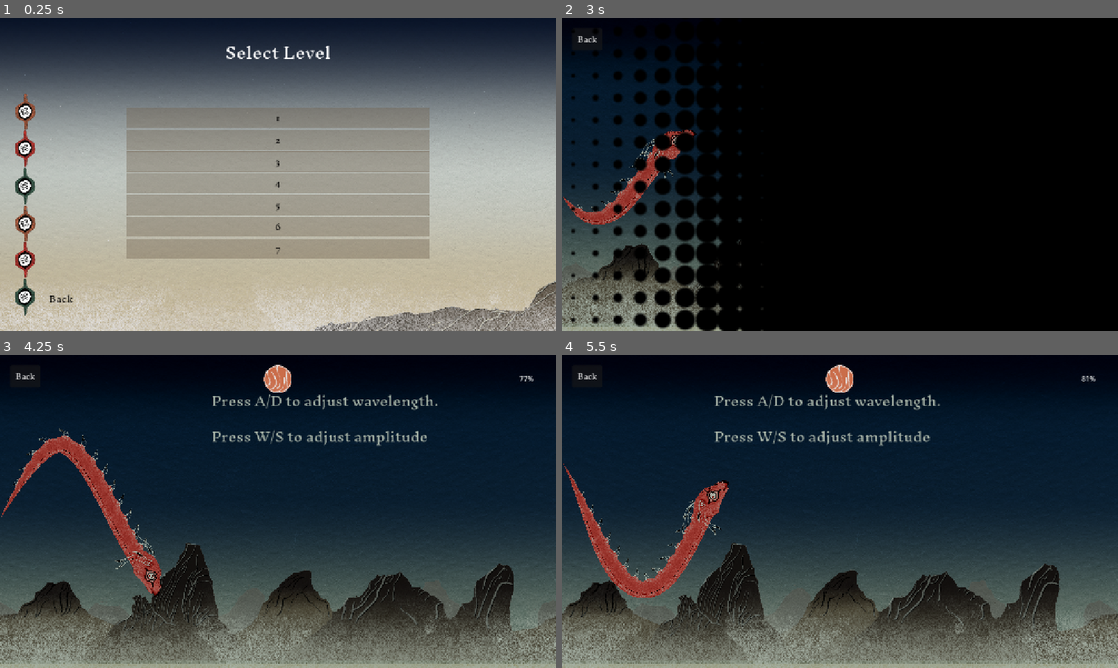
Above: before the commit, frames 1-4 (two rows, left to right).
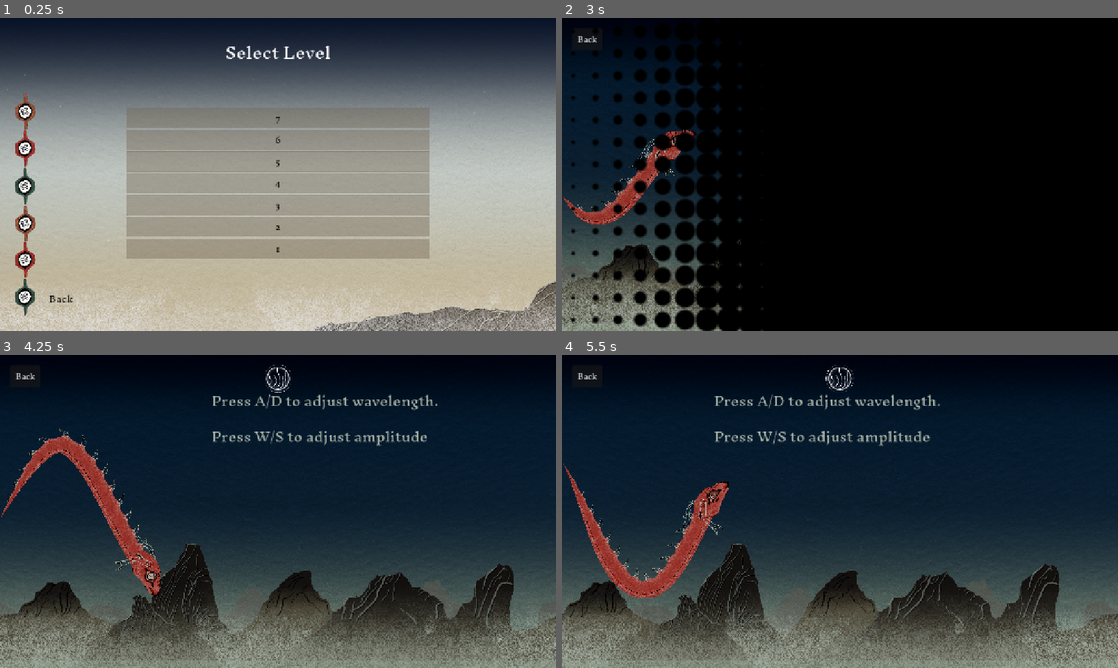
Above: after the commit, the same moments.

Repository: amap1380/waves
Game: Godot game, scene res://scenes/level_select.tscn
Two runs of this game, one before a commit and one after it. Both use one fixed random seed, a clock stepped at 60 frames per second and the inputs below.
Inputs (mouse positions are in pixels of both pictures, inside the frame that each line leads up to):
- Up to frame 1 (0.25 s): no input
- Up to frame 2 (3 s): click "1" at 0.5 s; tap Enter (ui_accept) at 1.25, 1.52, 2, 2.27 s; move the mouse to (962, 158) at 1.27 s; hold D (right) 1.28-2.03 s; click (962, 158) at 1.42 s; move the mouse to (728, 190) at 2.02 s; hold Down (down) 2.03-2.78 s; tap A (left) at 2.75 s; move the mouse to (895, 105) at 2.77 s; hold D (right) from 2.78 s (still down)
- Up to frame 3 (4.25 s): tap A (left) at 3.5 s; move the mouse to (250, 574) at 3.52 s; release D (right) at 3.53 s; hold Up (up) from 3.53 s (still down); click (250, 574) at 3.67 s; tap Enter (ui_accept) at 3.77 s
- Up to frame 4 (5.5 s): tap A (left) at 4.25 s; move the mouse to (1006, 558) at 4.27 s; release Up (up) at 4.28 s; hold A (left) from 4.28 s (still down); tap Enter (ui_accept) at 4.52, 5.27 s; move the mouse to (673, 464) at 5.02 s

The runs differ from the first frame. In frame 1, less than 0.1% of the frame differs, in the area x 49-51%, y 31-76%; in frame 2, 0.3%; in frame 3, 1.3%; in frame 4, 1.4%, in the area x 0-100%, y 3-100%.

Commit message:
changed the orb ui and some other things

Diff:
--- a/scenes/collectable.tscn
+++ b/scenes/collectable.tscn
@@ -303,7 +303,7 @@
 }
 
 [sub_resource type="CircleShape2D" id="CircleShape2D_llfh3"]
-radius = 29.017237
+radius = 36.013885
 
 [node name="Collectable" type="Area2D" groups=["Collectables"]]
 z_index = -1
--- a/scenes/head.tscn
+++ b/scenes/head.tscn
@@ -1,10 +1,11 @@
-[gd_scene load_steps=11 format=3 uid="uid://cd433od0xoqoc"]
+[gd_scene load_steps=35 format=3 uid="uid://cd433od0xoqoc"]
 
 [ext_resource type="Script" uid="uid://ol26keh5ewgg" path="res://scripts/head.gd" id="1_d75dd"]
-[ext_resource type="Texture2D" uid="uid://d0u6r5hucw2jx" path="res://assets/HeadAloneRed.png" id="2_cwpmm"]
+[ext_resource type="Texture2D" uid="uid://lscn3a24kf1k" path="res://assets/Serpent/EyeMovement.png" id="2_480qb"]
 [ext_resource type="Texture2D" uid="uid://t67fi18mw7mc" path="res://assets/HornFront.png" id="3_6rdic"]
 [ext_resource type="Texture2D" uid="uid://dhucra522u2e5" path="res://assets/Serpent/DevouringAnim/Animation folder0002 (2).png" id="3_480qb"]
 [ext_resource type="Texture2D" uid="uid://d33fkmt33e7pu" path="res://assets/HornBack.png" id="4_480qb"]
+[ext_resource type="Texture2D" uid="uid://dw365c42v023a" path="res://assets/Serpent/BlinkEye.png" id="6_tctuf"]
 
 [sub_resource type="Gradient" id="Gradient_cwpmm"]
 colors = PackedColorArray(1, 1, 1, 1, 0, 0, 0, 0)
@@ -15,6 +16,161 @@
 fill_from = Vector2(0.5, 0.5)
 fill_to = Vector2(0.8, 0.2)
 metadata/_snap_enabled = true
+
+[sub_resource type="AtlasTexture" id="AtlasTexture_480qb"]
+atlas = ExtResource("6_tctuf")
+region = Rect2(0, 0, 515, 349)
+
+[sub_resource type="AtlasTexture" id="AtlasTexture_tctuf"]
+atlas = ExtResource("6_tctuf")
+region = Rect2(515, 0, 515, 349)
+
+[sub_resource type="AtlasTexture" id="AtlasTexture_a62mm"]
+atlas = ExtResource("6_tctuf")
+region = Rect2(1030, 0, 515, 349)
+
+[sub_resource type="AtlasTexture" id="AtlasTexture_wrqo8"]
+atlas = ExtResource("6_tctuf")
+region = Rect2(0, 349, 515, 349)
+
+[sub_resource type="AtlasTexture" id="AtlasTexture_tw7pk"]
+atlas = ExtResource("6_tctuf")
+region = Rect2(515, 349, 515, 349)
+
+[sub_resource type="AtlasTexture" id="AtlasTexture_yj8r8"]
+atlas = ExtResource("6_tctuf")
+region = Rect2(1030, 349, 515, 349)
+
+[sub_resource type="AtlasTexture" id="AtlasTexture_3l1wl"]
+atlas = ExtResource("6_tctuf")
+region = Rect2(0, 698, 515, 349)
+
+[sub_resource type="AtlasTexture" id="AtlasTexture_x1llb"]
+atlas = ExtResource("6_tctuf")
+region = Rect2(515, 698, 515, 349)
+
+[sub_resource type="AtlasTexture" id="AtlasTexture_emtd3"]
+atlas = ExtResource("6_tctuf")
+region = Rect2(1030, 698, 515, 349)
+
+[sub_resource type="AtlasTexture" id="AtlasTexture_n8xhp"]
+atlas = ExtResource("6_tctuf")
+region = Rect2(0, 1047, 515, 349)
+
+[sub_resource type="AtlasTexture" id="AtlasTexture_a80fa"]
+atlas = ExtResource("6_tctuf")
+region = Rect2(515, 1047, 515, 349)
+
+[sub_resource type="AtlasTexture" id="AtlasTexture_aeddr"]
+atlas = ExtResource("6_tctuf")
+region = Rect2(1030, 1047, 515, 349)
+
+[sub_resource type="AtlasTexture" id="AtlasTexture_bdqwf"]
+atlas = ExtResource("6_tctuf")
+region = Rect2(0, 1396, 515, 349)
+
+[sub_resource type="AtlasTexture" id="AtlasTexture_uxhsu"]
+atlas = ExtResource("6_tctuf")
+region = Rect2(515, 1396, 515, 349)
+
+[sub_resource type="AtlasTexture" id="AtlasTexture_4amx5"]
+atlas = ExtResource("6_tctuf")
+region = Rect2(1030, 1396, 515, 349)
+
+[sub_resource type="AtlasTexture" id="AtlasTexture_hlgx5"]
+atlas = ExtResource("6_tctuf")
+region = Rect2(0, 1745, 515, 349)
+
+[sub_resource type="AtlasTexture" id="AtlasTexture_njaeo"]
+atlas = ExtResource("6_tctuf")
+region = Rect2(515, 1745, 515, 349)
+
+[sub_resource type="AtlasTexture" id="AtlasTexture_m3bpo"]
+atlas = ExtResource("6_tctuf")
+region = Rect2(1030, 1745, 515, 349)
+
+[sub_resource type="AtlasTexture" id="AtlasTexture_qmx2h"]
+atlas = ExtResource("6_tctuf")
+region = Rect2(0, 2094, 515, 349)
+
+[sub_resource type="AtlasTexture" id="AtlasTexture_6uoiv"]
+atlas = ExtResource("6_tctuf")
+region = Rect2(515, 2094, 515, 349)
+
+[sub_resource type="AtlasTexture" id="AtlasTexture_7hvi8"]
+atlas = ExtResource("6_tctuf")
+region = Rect2(1030, 2094, 515, 349)
+
+[sub_resource type="SpriteFrames" id="SpriteFrames_ym82m"]
+animations = [{
+"frames": [{
+"duration": 31.5,
+"texture": SubResource("AtlasTexture_480qb")
+}, {
+"duration": 1.0,
+"texture": SubResource("AtlasTexture_tctuf")
+}, {
+"duration": 1.0,
+"texture": SubResource("AtlasTexture_a62mm")
+}, {
+"duration": 1.0,
+"texture": SubResource("AtlasTexture_wrqo8")
+}, {
+"duration": 1.0,
+"texture": SubResource("AtlasTexture_tw7pk")
+}, {
+"duration": 1.0,
+"texture": SubResource("AtlasTexture_yj8r8")
+}, {
+"duration": 1.0,
+"texture": SubResource("AtlasTexture_3l1wl")
+}, {
+"duration": 1.0,
+"texture": SubResource("AtlasTexture_x1llb")
+}, {
+"duration": 1.0,
+"texture": SubResource("AtlasTexture_emtd3")
+}, {
+"duration": 1.0,
+"texture": SubResource("AtlasTexture_n8xhp")
+}, {
+"duration": 1.0,
+"texture": SubResource("AtlasTexture_a80fa")
+}, {
+"duration": 1.0,
+"texture": SubResource("AtlasTexture_aeddr")
+}, {
+"duration": 1.0,
+"texture": SubResource("AtlasTexture_bdqwf")
+}, {
+"duration": 1.0,
+"texture": SubResource("AtlasTexture_uxhsu")
+}, {
+"duration": 1.0,
+"texture": SubResource("AtlasTexture_4amx5")
+}, {
+"duration": 1.0,
+"texture": SubResource("AtlasTexture_hlgx5")
+}, {
+"duration": 1.0,
+"texture": SubResource("AtlasTexture_njaeo")
+}, {
+"duration": 1.0,
+"texture": SubResource("AtlasTexture_m3bpo")
+}, {
+"duration": 1.0,
+"texture": SubResource("AtlasTexture_qmx2h")
+}, {
+"duration": 1.0,
+"texture": SubResource("AtlasTexture_6uoiv")
+}, {
+"duration": 1.0,
+"texture": SubResource("AtlasTexture_7hvi8")
+}],
+"loop": true,
+"name": &"default",
+"speed": 21.0
+}]
 
 [sub_resource type="Animation" id="Animation_480qb"]
 length = 0.001
@@ -37,6 +193,42 @@
 tracks/1/interp = 1
 tracks/1/loop_wrap = true
 tracks/1/keys = {
+"times": PackedFloat32Array(0),
+"transitions": PackedFloat32Array(1),
+"update": 1,
+"values": [true]
+}
+tracks/2/type = "value"
+tracks/2/imported = false
+tracks/2/enabled = true
+tracks/2/path = NodePath("WholeHeadSprite/HeadSprite:frame")
+tracks/2/interp = 1
+tracks/2/loop_wrap = true
+tracks/2/keys = {
+"times": PackedFloat32Array(0),
+"transitions": PackedFloat32Array(1),
+"update": 1,
+"values": [0]
+}
+tracks/3/type = "value"
+tracks/3/imported = false
+tracks/3/enabled = true
+tracks/3/path = NodePath("WholeHeadSprite/EyelidSprite:frame")
+tracks/3/interp = 1
+tracks/3/loop_wrap = true
+tracks/3/keys = {
+"times": PackedFloat32Array(0),
+"transitions": PackedFloat32Array(1),
+"update": 1,
+"values": [0]
+}
+tracks/4/type = "value"
+tracks/4/imported = false
+tracks/4/enabled = true
+tracks/4/path = NodePath("WholeHeadSprite/EyelidSprite:visible")
+tracks/4/interp = 1
+tracks/4/loop_wrap = true
+tracks/4/keys = {
 "times": PackedFloat32Array(0),
 "transitions": PackedFloat32Array(1),
 "update": 1,
@@ -70,11 +262,54 @@
 "update": 1,
 "values": [false, true]
 }
+tracks/2/type = "value"
+tracks/2/imported = false
+tracks/2/enabled = true
+tracks/2/path = NodePath("WholeHeadSprite/EyelidSprite:frame")
+tracks/2/interp = 1
+tracks/2/loop_wrap = true
+tracks/2/keys = {
+"times": PackedFloat32Array(0),
+"transitions": PackedFloat32Array(1),
+"update": 1,
+"values": [0]
+}
+tracks/3/type = "value"
+tracks/3/imported = false
+tracks/3/enabled = true
+tracks/3/path = NodePath("WholeHeadSprite/EyelidSprite:visible")
+tracks/3/interp = 1
+tracks/3/loop_wrap = true
+tracks/3/keys = {
+"times": PackedFloat32Array(0, 0.2),
+"transitions": PackedFloat32Array(1, 1),
+"update": 1,
+"values": [false, true]
+}
+
+[sub_resource type="Animation" id="Animation_a62mm"]
+resource_name = "idle"
+length = 0.5
+loop_mode = 1
+step = 0.1
+tracks/0/type = "value"
+tracks/0/imported = false
+tracks/0/enabled = true
+tracks/0/path = NodePath("WholeHeadSprite/HeadSprite:frame")
+tracks/0/interp = 1
+tracks/0/loop_wrap = true
+tracks/0/keys = {
+"times": PackedFloat32Array(0, 0.1, 0.2, 0.3, 0.4),
+"transitions": PackedFloat32Array(1, 1, 1, 1, 1),
+"update": 1,
+"values": [0, 1, 2, 3, 4]
+}
 
 [sub_resource type="AnimationLibrary" id="AnimationLibrary_tctuf"]
 _data = {
 &"RESET": SubResource("Animation_480qb"),
-&"devour": SubResource("Animation_6rdic")
+&"devour": SubResource("Animation_6rdic"),
+&"idle": SubResource("Animation_a62mm")
 }
 
 [node name="Head" type="Area2D"]
@@ -92,10 +327,11 @@
 [node name="WholeHeadSprite" type="Node2D" parent="."]
 
 [node name="HeadSprite" type="Sprite2D" parent="WholeHeadSprite"]
+position = Vector2(20, 14.999998)
 rotation = 0.5235988
 scale = Vector2(0.29999998, 0.29999998)
-texture = ExtResource("2_cwpmm")
-offset = Vector2(7.475, 74.035)
+texture = ExtResource("2_480qb")
+hframes = 5
 
 [node name="DevourSprite" type="Sprite2D" parent="WholeHeadSprite"]
 visible = false
@@ -105,24 +341,35 @@
 texture = ExtResource("3_480qb")
 
 [node name="HornFrontSprite" type="Sprite2D" parent="WholeHeadSprite"]
+position = Vector2(2.9999998, 2)
 rotation = 0.5235988
 scale = Vector2(0.29999998, 0.29999998)
 texture = ExtResource("3_6rdic")
-offset = Vector2(7.475, 74.035)
+offset = Vector2(7.5, 75)
 
 [node name="HornBackSprite" type="Sprite2D" parent="WholeHeadSprite"]
 z_index = -1
+position = Vector2(6.000001, 0)
 rotation = 0.5235988
 scale = Vector2(0.29999998, 0.29999998)
 texture = ExtResource("4_480qb")
-offset = Vector2(7.475, 74.035)
+offset = Vector2(7.5, 75)
+
+[node name="EyelidSprite" type="AnimatedSprite2D" parent="WholeHeadSprite"]
+rotation = 0.5235988
+scale = Vector2(0.3, 0.3)
+sprite_frames = SubResource("SpriteFrames_ym82m")
+autoplay = "default"
+offset = Vector2(7.5, 75)
 
 [node name="AnimationPlayer" type="AnimationPlayer" parent="."]
 libraries = {
 &"": SubResource("AnimationLibrary_tctuf")
 }
+autoplay = "idle"
 
 [node name="CollisionShape2D" type="CollisionPolygon2D" parent="."]
+visible = false
 position = Vector2(20, 7)
 rotation = 1.5707964
 polygon = PackedVector2Array(-30, -3.999998, -32, 19.000002, -20.999998, 50, -9.999997, 58, 4.000003, 55, 30, 38, 38, 19.999998, 33, -6.000002, 34.999996, -41, 30.999996, -54, 12.999997, -56, -2.000002, -48, -11.000002, -31, -24, -20)
--- a/scenes/levels/level_1.tscn
+++ b/scenes/levels/level_1.tscn
@@ -10,7 +10,8 @@
 editor_description = "=10"
 script = ExtResource("1_6761a")
 number_of_orbs = 1
-max_positive = 6
+max_positive = 2
+max_negetive = 2
 metadata/_edit_vertical_guides_ = [712.0]
 metadata/_edit_horizontal_guides_ = [126.0, 588.0, 360.0]
 
--- a/scenes/levels/level_2.tscn
+++ b/scenes/levels/level_2.tscn
@@ -10,8 +10,8 @@
 editor_description = "=31"
 script = ExtResource("1_l37oo")
 number_of_orbs = 2
-max_positive = 26
-max_negetive = 26
+max_positive = 13
+max_negetive = 13
 metadata/_edit_horizontal_guides_ = [126.0, 588.0, 360.0]
 
 [node name="Collectable9" parent="." instance=ExtResource("1_j2425")]
--- a/scenes/levels/level_4.tscn
+++ b/scenes/levels/level_4.tscn
@@ -11,11 +11,10 @@
 [node name="Level4" type="Node2D"]
 editor_description = "Collectable Distribution:
 13+5+13+3+3+2+(6+6+6+6+6)+10+20(5red)=93"
-position = Vector2(0, -1)
 script = ExtResource("1_ts8eg")
 number_of_orbs = 4
-max_positive = 74
-max_negetive = 40
+max_positive = 14
+max_negetive = 1
 metadata/_edit_horizontal_guides_ = [-3122.0, 360.0, 126.0, 588.0]
 
 [node name="RedStar27" parent="." instance=ExtResource("1_5vn0v")]
--- a/scenes/main.tscn
+++ b/scenes/main.tscn
@@ -79,9 +79,11 @@
 light_mask = 2
 z_index = -10
 layout_mode = 0
-offset_right = 1980.0
-offset_bottom = 1080.0
-scale = Vector2(0.64646465, 0.6666667)
+offset_left = -53.0
+offset_top = -17.999998
+offset_right = 1927.0
+offset_bottom = 1062.0
+scale = Vector2(0.7, 0.722)
 size_flags_horizontal = 3
 size_flags_vertical = 3
 texture = ExtResource("16_2wyq8")
@@ -96,12 +98,12 @@
 visibility_layer = 0
 z_index = -10
 z_as_relative = false
-position = Vector2(654, 360)
+position = Vector2(662.5, 377.5)
 energy = 0.65
 blend_mode = 1
 range_item_cull_mask = 2
 texture = ExtResource("16_vxglm")
-texture_scale = 0.68
+texture_scale = 0.7
 
 [node name="Sky" type="Parallax2D" parent="."]
 visible = false
@@ -183,14 +185,16 @@
 anchors_preset = 5
 anchor_left = 0.5
 anchor_right = 0.5
-offset_left = -20.0
-offset_top = 24.0
-offset_right = 20.0
-offset_bottom = 64.0
+offset_left = -112.0
+offset_top = 18.0
+offset_right = 112.0
+offset_bottom = 90.0
 grow_horizontal = 2
+alignment = 1
 script = ExtResource("25_2wyq8")
 
 [node name="StaminaBar" type="ProgressBar" parent="HUD"]
+visible = false
 offset_left = 1211.0
 offset_top = 41.0
 offset_right = 1215.0
@@ -212,5 +216,6 @@
 [node name="DayNightCycleShader" parent="." instance=ExtResource("26_2wyq8")]
 visible = false
 
+[connection signal="devoured" from="SineWave/Head" to="." method="_on_head_devoured"]
 [connection signal="pressed" from="HUD/Button" to="." method="_on_button_pressed"]
 [connection signal="timeout" from="SpawnTimer" to="." method="_on_spawn_timer_timeout"]
--- a/scenes/orbs_ui.tscn
+++ b/scenes/orbs_ui.tscn
@@ -1,25 +1,78 @@
-[gd_scene load_steps=4 format=3 uid="uid://bytsjkgf1g428"]
+[gd_scene load_steps=9 format=3 uid="uid://bytsjkgf1g428"]
 
-[ext_resource type="Texture2D" uid="uid://c2he28o7yayjg" path="res://assets/ui/HUD/Globe Erade.png" id="2_r8qrb"]
-[ext_resource type="Texture2D" uid="uid://d3krrqx08e6ff" path="res://assets/white_circle.png" id="3_r8qrb"]
-[ext_resource type="Script" path="res://scripts/orbs_ui.gd" id="4_xxjge"]
+[ext_resource type="Texture2D" uid="uid://dt2xdj2ilo2ip" path="res://assets/ui/GlobeEmptyBase.png" id="2_r8qrb"]
+[ext_resource type="Texture2D" uid="uid://boj777eyysev2" path="res://assets/ui/Globe-green-128.png" id="3_nvnqu"]
+[ext_resource type="Texture2D" uid="uid://cqy1o4crcsilj" path="res://assets/ui/Globe-red-128.png" id="4_ete0g"]
+[ext_resource type="Script" uid="uid://dypax10bn68kv" path="res://scripts/orbs_ui.gd" id="4_xxjge"]
+[ext_resource type="Texture2D" uid="uid://b5d580y0516wo" path="res://assets/ui/Globe Erade - 108.png" id="5_10gwr"]
 
-[node name="OrbsUI" type="TextureProgressBar"]
-texture_filter = 1
-offset_top = 23.0
-offset_right = 64.0
-offset_bottom = 87.0
-scale = Vector2(0.6, 0.6)
-texture_over = ExtResource("2_r8qrb")
-texture_progress = ExtResource("3_r8qrb")
-tint_progress = Color(0.28235295, 0.43529412, 0.36078432, 1)
+[sub_resource type="Animation" id="Animation_msdqp"]
+resource_name = "rotate"
+loop_mode = 1
+tracks/0/type = "value"
+tracks/0/imported = false
+tracks/0/enabled = true
+tracks/0/path = NodePath("Behind:rotation")
+tracks/0/interp = 1
+tracks/0/loop_wrap = true
+tracks/0/keys = {
+"times": PackedFloat32Array(0, 1),
+"transitions": PackedFloat32Array(1, 1),
+"update": 0,
+"values": [0.0, 6.2831855]
+}
+
+[sub_resource type="Animation" id="Animation_vmpx3"]
+length = 0.001
+tracks/0/type = "value"
+tracks/0/imported = false
+tracks/0/enabled = true
+tracks/0/path = NodePath("Behind:rotation")
+tracks/0/interp = 1
+tracks/0/loop_wrap = true
+tracks/0/keys = {
+"times": PackedFloat32Array(0),
+"transitions": PackedFloat32Array(1),
+"update": 0,
+"values": [0.0]
+}
+
+[sub_resource type="AnimationLibrary" id="AnimationLibrary_mthxl"]
+_data = {
+&"RESET": SubResource("Animation_vmpx3"),
+&"rotate": SubResource("Animation_msdqp")
+}
+
+[node name="OrbsUI" type="Control"]
+custom_minimum_size = Vector2(72, 72)
+layout_mode = 3
+anchors_preset = 0
+offset_right = 72.0
+offset_bottom = 72.0
 script = ExtResource("4_xxjge")
 
-[node name="NegetiveBar" type="TextureProgressBar" parent="."]
-layout_mode = 0
-offset_right = 40.0
-offset_bottom = 40.0
-fill_mode = 1
-texture_over = ExtResource("2_r8qrb")
-texture_progress = ExtResource("3_r8qrb")
-tint_progress = Color(0.8117647, 0.44705883, 0.3137255, 1)
+[node name="Behind" type="Sprite2D" parent="."]
+position = Vector2(36, 36)
+scale = Vector2(0.5, 0.5)
+texture = ExtResource("2_r8qrb")
+
+[node name="Progress" type="Sprite2D" parent="."]
+position = Vector2(36, 36)
+scale = Vector2(0.5, 0.5)
+texture = ExtResource("3_nvnqu")
+
+[node name="NegetiveProgress" type="Sprite2D" parent="."]
+position = Vector2(36, 36)
+scale = Vector2(0.5, 0.5)
+texture = ExtResource("4_ete0g")
+
+[node name="Front" type="Sprite2D" parent="."]
+position = Vector2(36, 36)
+scale = Vector2(0.5, 0.5)
+texture = ExtResource("5_10gwr")
+
+[node name="AnimationPlayer" type="AnimationPlayer" parent="."]
+libraries = {
+&"": SubResource("AnimationLibrary_mthxl")
+}
+autoplay = "rotate"
--- a/scripts/head.gd
+++ b/scripts/head.gd
@@ -17,8 +17,9 @@
 	head_sprite.material = desat_material
 
 func _process(_delta: float) -> void:
-	_update_color_modulation()
-	print("stamina:", sine_wave.stamina)
+	#_update_color_modulation()
+	#print("stamina:", sine_wave.stamina)
+	pass
 
 
 
--- a/scripts/level_button.gd
+++ b/scripts/level_button.gd
@@ -15,7 +15,7 @@
 		unlocked = value
 
 func _ready() -> void:
-	level_num = get_index() + 1
+	level_num = LevelManager.max_level - get_index()
 
 
 func _on_pressed() -> void:
--- a/scripts/main.gd
+++ b/scripts/main.gd
@@ -42,6 +42,7 @@
 	SignalBus.collectable_crossed.connect(_on_collectable_crossed)
 	SignalBus.level_finished.connect(_on_level_finished)
 
+
 	var level: Level = LevelManager.levels[LevelManager.current_level - 1].instantiate()
 	self.add_child(level)
 
@@ -51,7 +52,7 @@
 		var new_orb:OrbsUI = ORBS_UI.instantiate()
 		orbs_container.add_child(new_orb)
 		new_orb.max_value = level.max_positive
-		new_orb.negetive_bar.max_value = level.max_negetive
+		new_orb.negetive_max_value = level.max_negetive
 
 	var finish_line:Node2D =  get_tree().get_first_node_in_group("FinishLine")
 	day_night_cycle.finish_line = finish_line
@@ -83,7 +84,7 @@
 
 
 func _on_level_finished():
-	if positive_score == MAX_POSITIVE:
+	if positive_score >= MAX_POSITIVE:
 		sine_wave.ascend()
 		LevelManager.current_level += 1
 	elif positive_score < float(MAX_POSITIVE) / 2 or negetive_score < float(MAX_NEGETIVE) / 2:
--- a/scripts/orbs_container.gd
+++ b/scripts/orbs_container.gd
@@ -6,7 +6,7 @@
 func reset_orbs() -> void:
 	for orb in get_children():
 		orb.value = 0
-		orb.negetive_bar.value = 0
+		orb.negetive_value = 0
 
 func set_positive(value: int) -> void:
 	#print('postive %d' % value)
@@ -21,7 +21,6 @@
 		orb.value = value
 
 func set_negetive(value: int) -> void:
-	#print('negetive %d' % value)
 	if abs(negetive_index) > get_child_count():
 		return
 	var orb:OrbsUI = get_child(negetive_index)
@@ -30,7 +29,7 @@
 		set_negetive(value - int(orb.negetive_bar.max_value) * abs(negetive_index + 1))
 	else:
 		#print('negetive final %d' % value)
-		orb.negetive_bar.value = value
+		orb.negetive_value = value
 
 func test_positive(value: int) -> void:
 	var test_index:int = 0
@@ -51,11 +50,11 @@
 	while abs(test_index) <= get_child_count():
 		#print('negetive %d, index %d' % [value, test_index])
 		var orb: OrbsUI = get_child(test_index)
-		if value > orb.negetive_bar.max_value:
-			orb.negetive_bar.value = orb.negetive_bar.max_value
-			value -= int(orb.negetive_bar.max_value)
+		if value > orb.negetive_max_value:
+			orb.negetive_value = orb.negetive_max_value
+			value -= int(orb.negetive_max_value)
 			test_index -= 1
 			continue
 		else:
-			orb.negetive_bar.value = value
+			orb.negetive_value = value
 			break
--- a/scripts/orbs_ui.gd
+++ b/scripts/orbs_ui.gd
@@ -1,6 +1,31 @@
-extends TextureProgressBar
+extends Control
 class_name OrbsUI
+
+var max_value:int = 10
+var negetive_max_value:int = 10
 
 
 
-@onready var negetive_bar: TextureProgressBar = $NegetiveBar
+@onready var negetive_progress: Sprite2D = $NegetiveProgress
+@onready var progress: Sprite2D = $Progress
+@onready var animation_player: AnimationPlayer = $AnimationPlayer
+
+
+@export var value:int = 0:
+	set(new_value):
+		value = new_value
+		progress.modulate.a = float(value) / max_value
+
+
+@export var negetive_value:int = 0:
+	set(value):
+		negetive_value = value
+		negetive_progress.modulate.a = float(negetive_value) / negetive_max_value
+
+
+func _ready() -> void:
+	value = 0
+	negetive_value = 0
+
+func _process(_delta: float) -> void:
+	pass
--- a/scripts/sine_wave.gd
+++ b/scripts/sine_wave.gd
@@ -67,7 +67,7 @@
 
 
 func _physics_process(delta: float) -> void:
-	_update_stamina(delta)
+	#_update_stamina(delta)
 
 	# --- Base wave logic (always runs) ---
 	if transition_flag:
@@ -96,6 +96,8 @@
 	head.global_position =  arr[-2] + global_position
 	head.look_at(arr[-1] + global_position)
 	queue_redraw()
+	#_update_color_modulation() # <--- NEW visual call
+
 
 var target: Vector2
 var elapsed_time = 0
@@ -120,19 +122,21 @@
 
 func ascend():
 	transition_flag = false
-	head.collision_shape_2d.disabled = true
+	can_input = false
+	head.collision_shape_2d.set_deferred("disabled", true)
 	target = Vector2(-1,-1)
 
 func descend():
 	transition_flag = false
-	head.collision_shape_2d.disabled = true
+	can_input = false
+	head.collision_shape_2d.set_deferred("disabled", true)
 	target = Vector2(-1,1)
 
 func stay():
 	transition_flag = false
-	head.collision_shape_2d.disabled = true
+	can_input = false
+	head.collision_shape_2d.set_deferred("disabled", true)
 	target = Vector2.RIGHT
-	_update_color_modulation() # <--- NEW visual call
 
 
 # --- STAMINA LOGIC ---
Binary file added: assets/EradeGlobe-emptyNoGlow.png
Not shown, added: assets/EradeGlobe-emptyNoGlow.png.import
Binary file added: assets/EradeGlobe-green.png
Not shown, added: assets/EradeGlobe-green.png.import
Binary file added: assets/EradeGlobe-red.png
Not shown, added: assets/EradeGlobe-red.png.import
Binary file added: assets/Serpent/BlinkEye.png
Not shown, added: assets/Serpent/BlinkEye.png.import
Binary file added: assets/Serpent/EyeMovement.png
Not shown, added: assets/Serpent/EyeMovement.png.import
Binary file added: assets/ui/EradeGlobe-emptyNoGlow-128.png
Not shown, added: assets/ui/EradeGlobe-emptyNoGlow-128.png.import
(and 8 more such lines)
